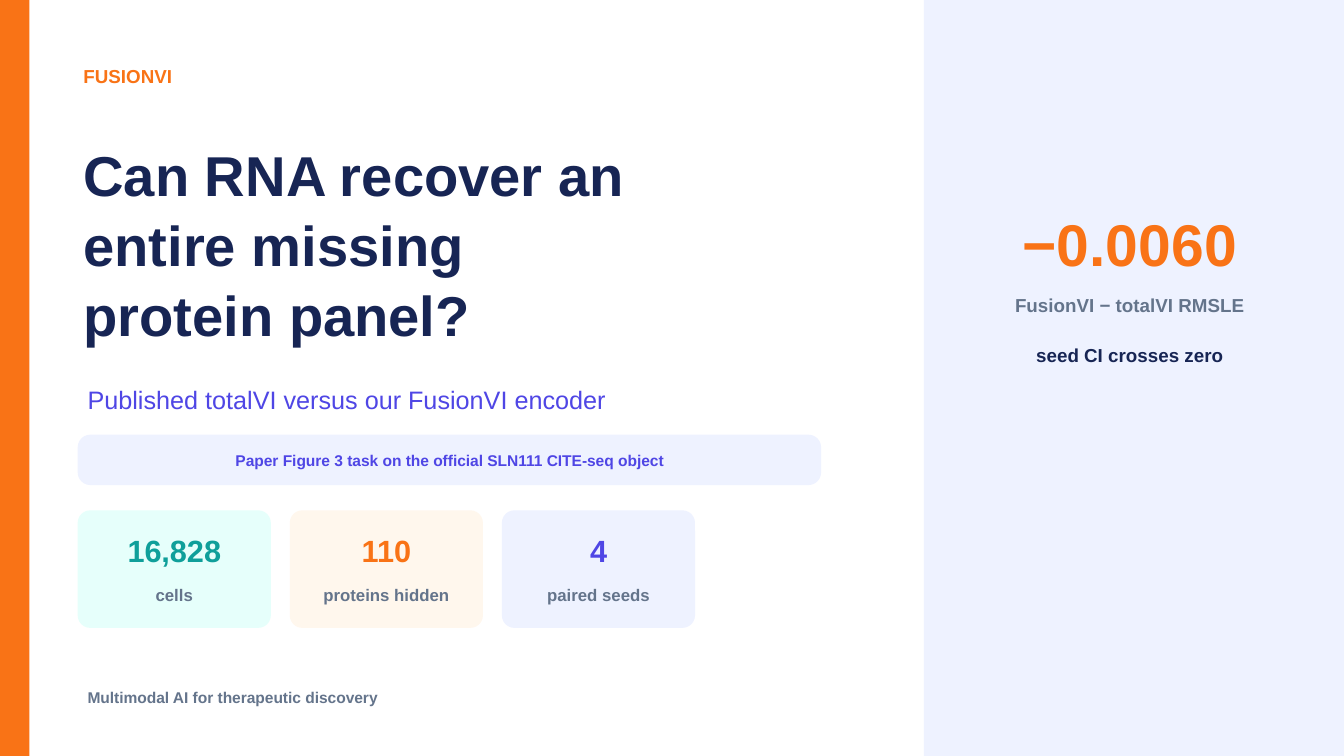
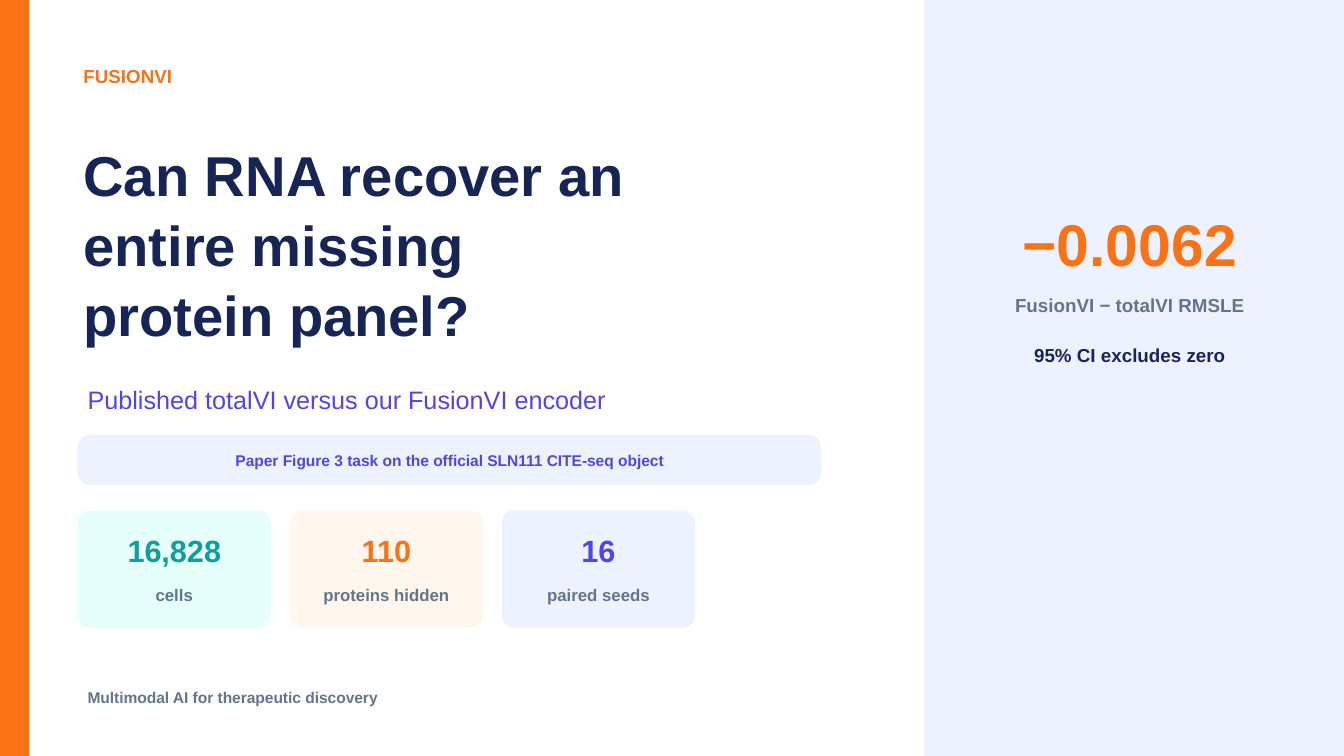
Before and after one commit to nazirad19/FusionVI, a slide deck: slide 1 of deliverables/FusionVI_Paper_Benchmark_Presentation.pptx. Drawn at 1344x756 pixels with LibreOffice and Linux fonts; fonts in the diff are those of the drawing. Boxes give left, top, right and bottom in pixels: in the first picture for what was removed or moved away, otherwise in the second. Text is boxed around its words. In the diff, an @@ line names an element or a change of style, - is before the commit and + after.

Commit message:
Update presentation with 16-seed controls

```diff
--- a/deliverables/FusionVI_Paper_Benchmark_Presentation.pptx
+++ b/deliverables/FusionVI_Paper_Benchmark_Presentation.pptx
@@ text at [1023,225,1237,267]: text changed @@
-−0.0060
+−0.0062
@@ text at [1034,348,1226,362]: text changed @@
-seed CI crosses zero
+95% CI excludes zero
@@ text at [581,540,615,563]: text changed @@
-4
+16
```
Also in this commit, not shown: 5 other slides changed.
